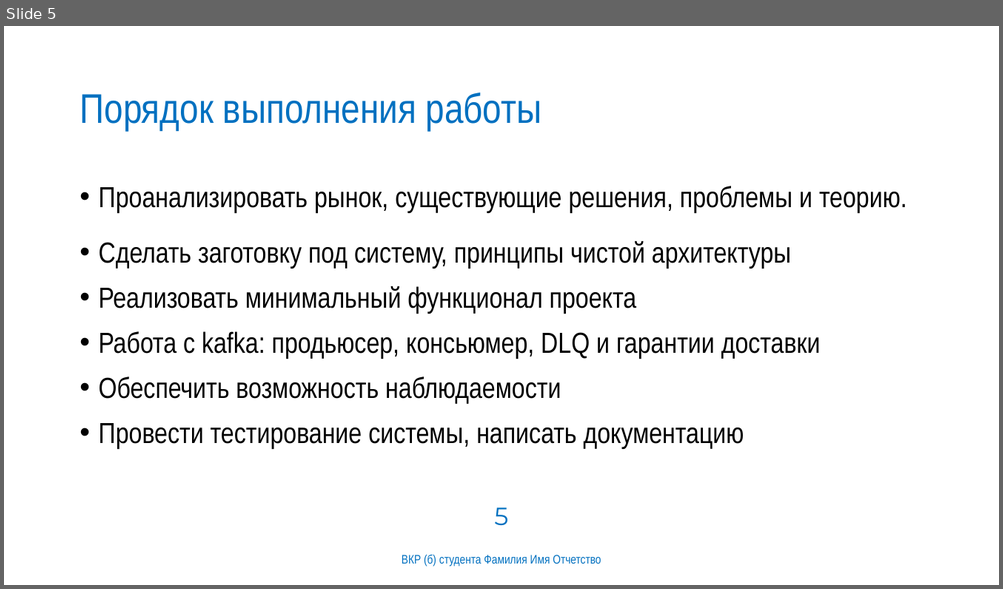
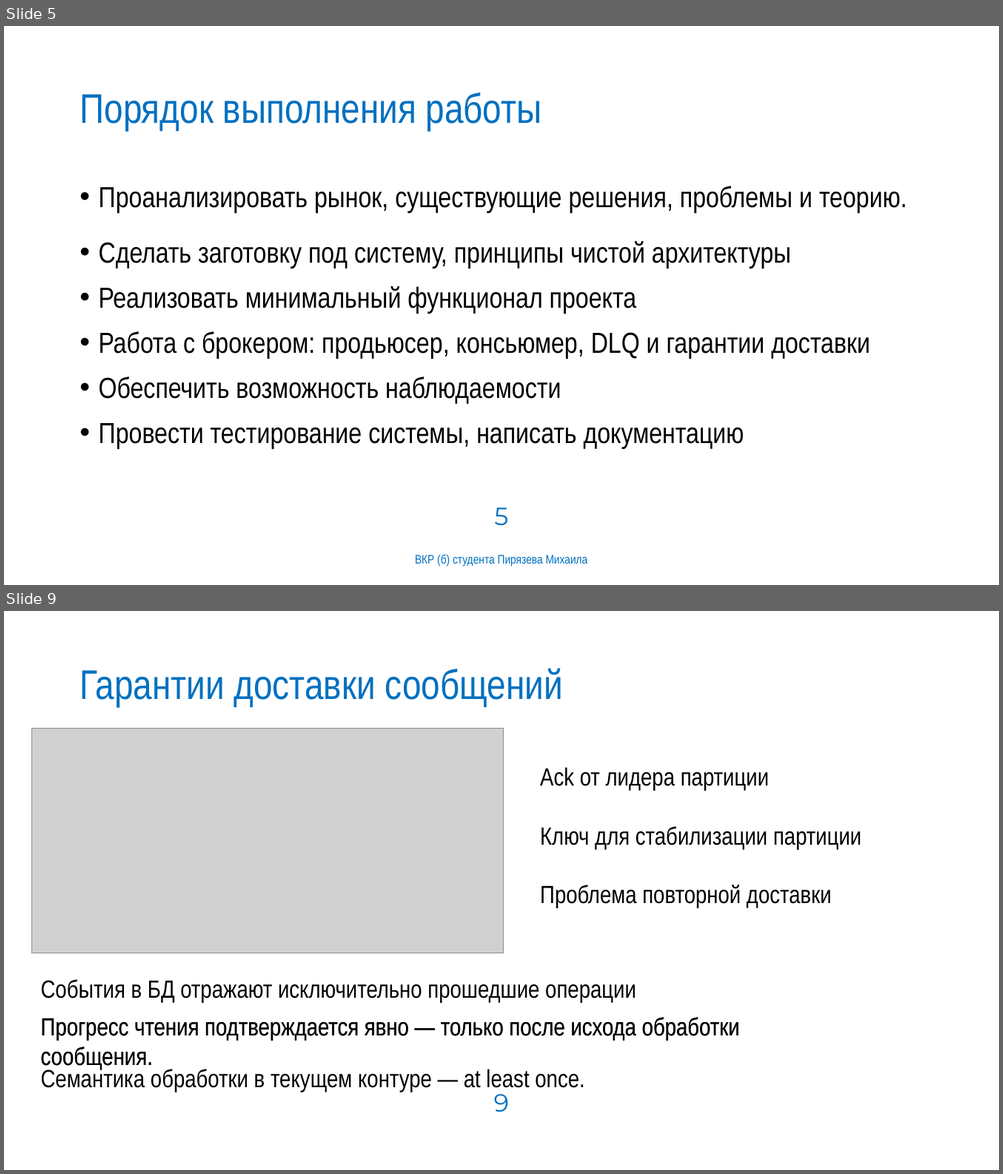
Before and after one commit to MAPiryazev/Diploma, a slide deck: docs/презентация.pptx. Shown one above the other, each under a label of ours: slide 5 before the commit, slides 5 and 9 after it; the slides between them are not shown. The pictures are 1003x589 and 1003x1174 pixels, drawn with LibreOffice and Linux fonts; fonts in the diff are those of the drawing; grey boxes stand for pictures; background and template pictures are left out. Boxes give left, top, right and bottom in pixels: in the first picture for what was removed or moved away, otherwise in the second. Text is boxed around its words. In the diff, an @@ line names an element or a change of style, - is before the commit and + after.

```diff
--- a/docs/презентация.pptx
+++ b/docs/презентация.pptx
@@ slide 9 added at bbox=[4, 611, 999, 1170], background #FFFFFF @@
@@ title added at bbox=[79, 668, 563, 706], 40 pt, text #0070C0 @@
+Гарантии доставки сообщений
@@ picture added at bbox=[31, 728, 504, 953] @@
@@ text added at bbox=[540, 767, 768, 791], 24 pt, text #000000 @@
+Ack от лидера партиции
@@ text added at bbox=[540, 826, 861, 849], 24 pt, text #000000 @@
+Ключ для стабилизации партиции
@@ text added at bbox=[540, 885, 831, 908], 24 pt, text #000000 @@
+Проблема повторной доставки
@@ text added at bbox=[41, 980, 636, 1003], 24 pt, text #000000 @@
+События в БД отражают исключительно прошедшие операции
@@ text added at bbox=[33, 1008, 797, 1062], 24 pt, text #000000 @@
+Прогресс чтения подтверждается явно — только после исхода обработки сообщения.
@@ text added at bbox=[41, 1017, 740, 1071], 24 pt, text #000000 @@
+Прогресс чтения подтверждается явно — только после исхода обработки сообщения.
@@ text added at bbox=[41, 1067, 584, 1092], 24 pt, text #000000 @@
+Семантика обработки в текущем контуре — at least once.
@@ page number added at bbox=[494, 1088, 509, 1113], 24 pt, text #0070C0 @@
+9
@@ slide 5 changed as well @@
@@ text at bbox=[99, 332, 870, 358]: text changed @@
-• Работа с kafka: продьюсер, консьюмер, DLQ и гарантии доставки
+• Работа с брокером: продьюсер, консьюмер, DLQ и гарантии доставки
@@ text at bbox=[415, 554, 588, 567]: text changed @@
-ВКР (б) студента Фамилия Имя Отчетство
+ВКР (б) студента Пирязева Михаила
```
Also in this commit, not shown: 4 other slides changed, 9 other slides added, 12 slides removed, 6 other files.
